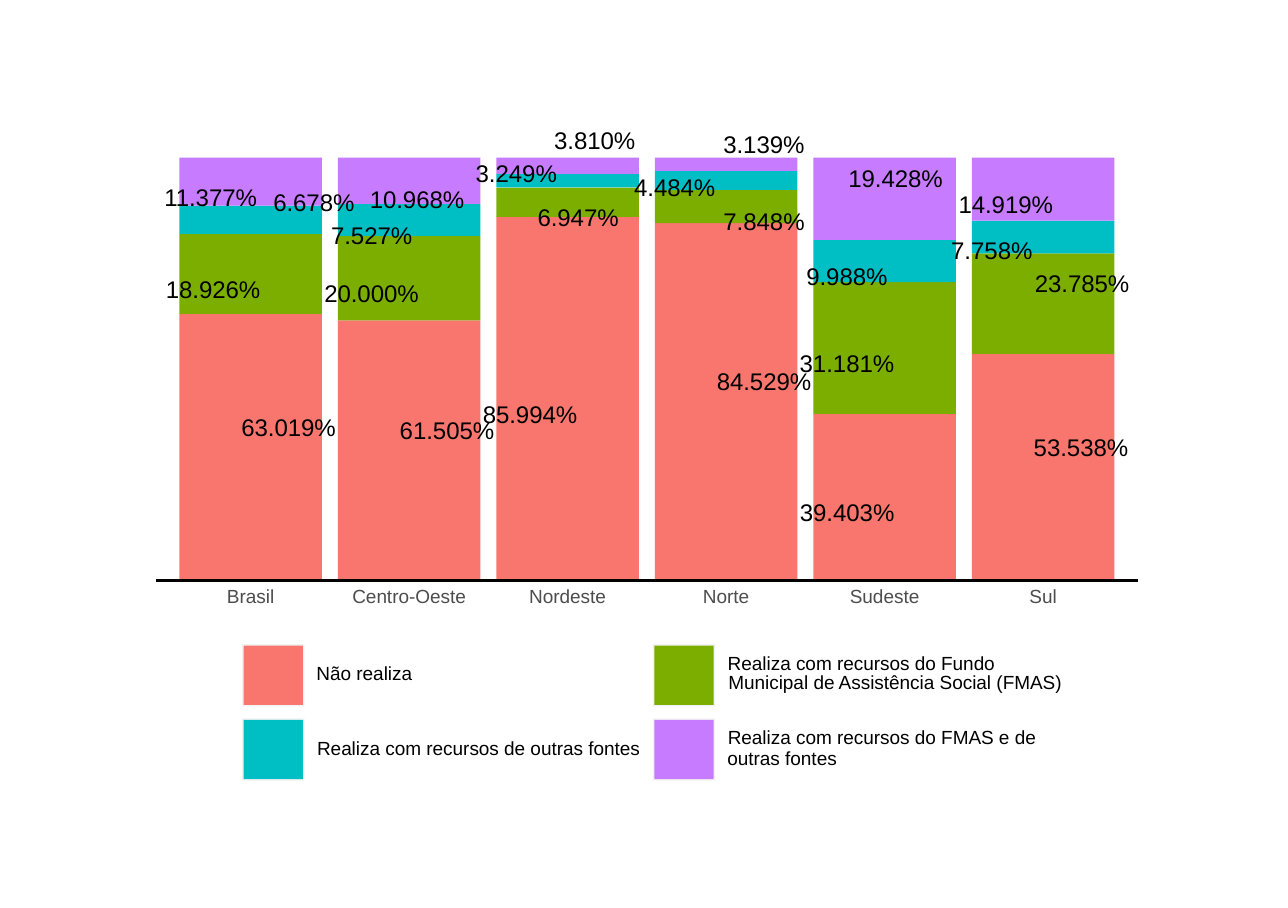
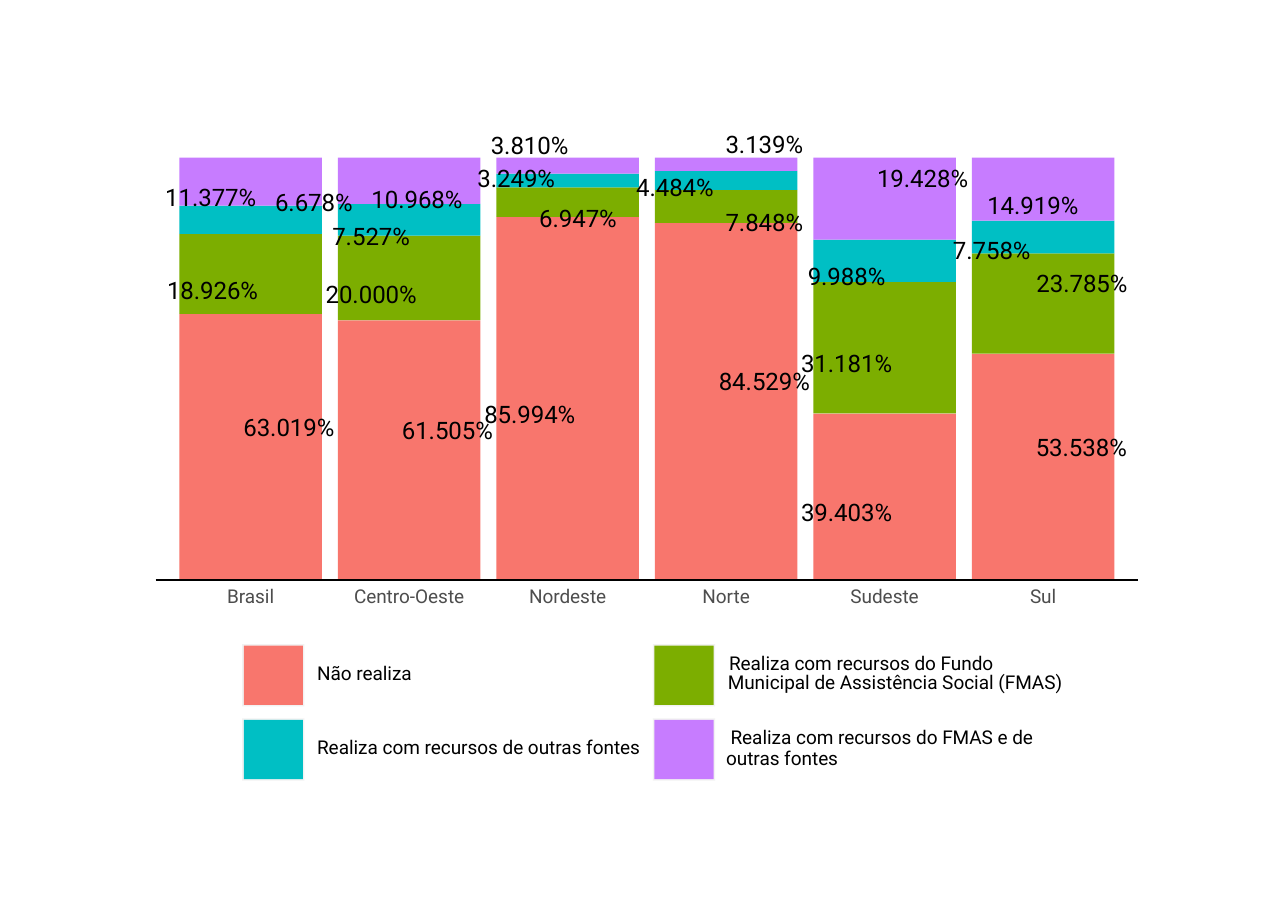
Before and after one commit to Sagicad-MDS/Publicacoes-Censo-SUAS, a slide deck: slide 11 of Publicação 2022/graficos.pptx. Drawn at 1288x908 pixels with LibreOffice and Linux fonts; fonts in the diff are those of the drawing. Boxes give left, top, right and bottom in pixels: in the first picture for what was removed or moved away, otherwise in the second. Text is boxed around its words. In the diff, an @@ line names an element or a change of style, - is before the commit and + after.

```diff
--- a/Publicação 2022/graficos.pptx
+++ b/Publicação 2022/graficos.pptx
@@ outline redrawn in 6 elements at (251, 115, 251, 579), (410, 115, 410, 579), (568, 115, 568, 579), (726, 115, 726, 579), (885, 115, 885, 579), (1043, 115, 1043, 579) @@
@@ font Arial to Roboto in 35 elements at (227, 588, 274, 603), (354, 589, 464, 603), (702, 589, 749, 603), (850, 588, 918, 603), (1030, 588, 1056, 603), (317, 665, 411, 680), (731, 729, 1033, 745), (726, 750, 838, 766), (729, 655, 994, 676), (317, 739, 640, 755), (728, 674, 1062, 693), (326, 281, 417, 309), (371, 187, 462, 215), (402, 417, 493, 445), (484, 401, 575, 429), (1036, 434, 1127, 462), (243, 414, 334, 442), (165, 185, 256, 213), (636, 174, 714, 202), (539, 205, 617, 233), (726, 209, 804, 237), (808, 264, 886, 292), (953, 238, 1031, 266), (1036, 271, 1127, 299), (801, 500, 892, 528), (801, 351, 892, 379), (167, 277, 258, 305), (719, 368, 810, 396), (332, 223, 410, 251), (275, 190, 353, 218), (726, 135, 804, 159), (477, 166, 555, 194), (877, 166, 968, 194), (987, 196, 1078, 215), (491, 136, 569, 161) @@
@@ text "3.810%": place and size @@
-text "3.810%" at (554, 132, 635, 150)
+text "3.810%" at (491, 136, 569, 161)
@@ text "19.428%": place and size @@
-text "19.428%" at (848, 170, 942, 188)
+text "19.428%" at (877, 166, 968, 194)
@@ text "14.919%": place and size @@
-text "14.919%" at (959, 194, 1053, 219)
+text "14.919%" at (987, 196, 1078, 215)
```
Also in this commit, not shown: 14 other slides changed, 18 other files.
